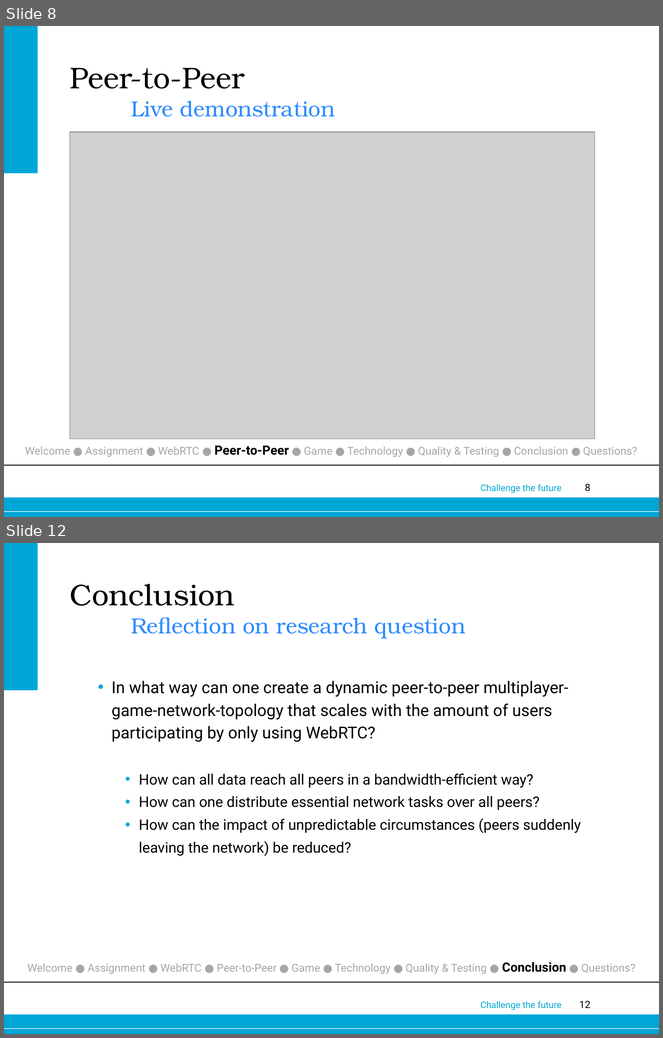
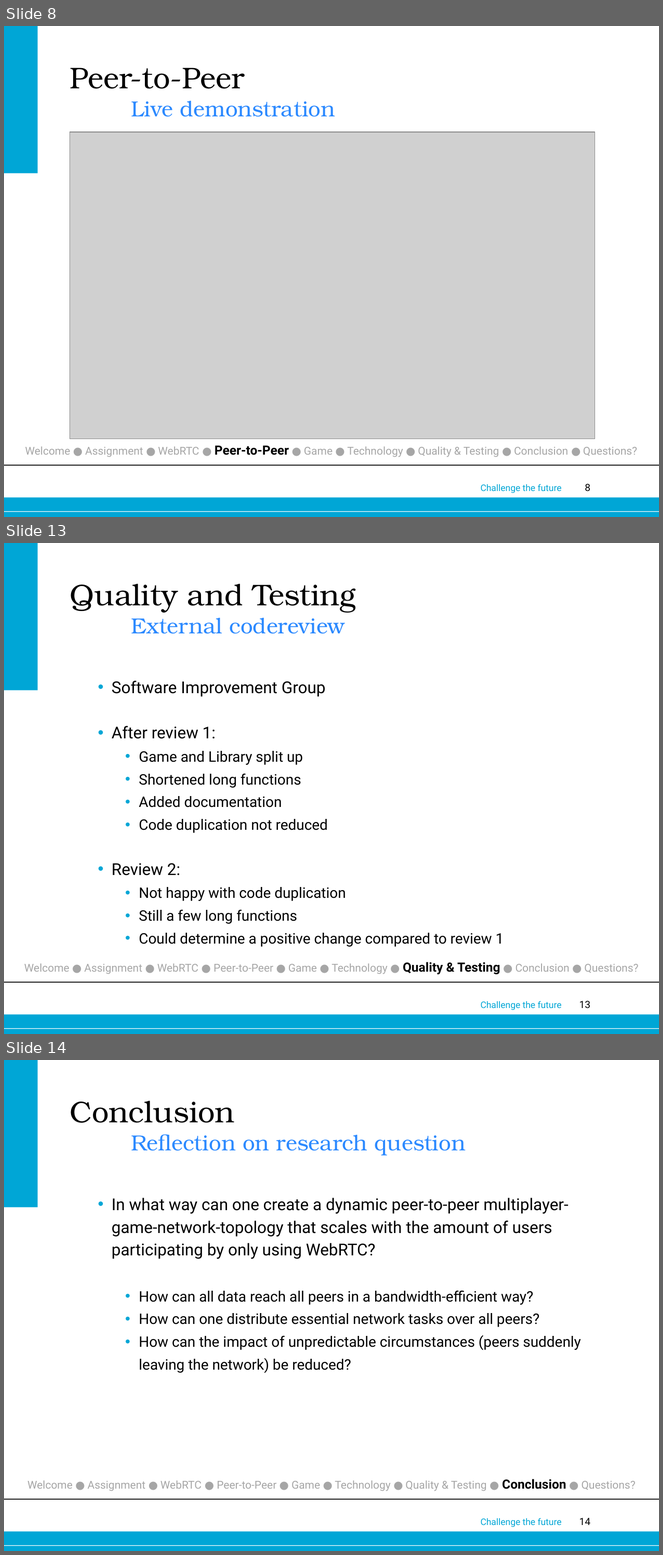
Before and after one commit to joostverdoorn/webrtc, a slide deck: documents/Eindpresentatie/webrtc.pptx. Shown one above the other, each under a label of ours: slides 8 and 12 before the commit, slides 8, 13 and 14 after it; the slides between them are not shown. The pictures are 663x1038 and 663x1555 pixels, drawn with LibreOffice and Linux fonts; fonts in the diff are those of the drawing; grey boxes stand for pictures; background and template pictures are left out. Boxes give left, top, right and bottom in pixels: in the first picture for what was removed or moved away, otherwise in the second. Text is boxed around its words. In the diff, an @@ line names an element or a change of style, - is before the commit and + after.

Commit message:
Endpresentation: game, technology and testing added

```diff
--- a/documents/Eindpresentatie/webrtc.pptx
+++ b/documents/Eindpresentatie/webrtc.pptx
@@ slide 13 added at <box>4,543,659,1034</box>, background #FFFFFF; not listed: 6 template elements that a slide beside it also shows @@
@@ title added at <box>70,584,356,634</box>, 24 pt, text #2B89FF @@
+Quality and Testing
+External codereview
@@ text added at <box>112,681,504,947</box>, 16 pt, text #000000 @@
+  • Software Improvement Group
+  • After review 1:
+    • Game and Library split up
+    • Shortened long functions
+    • Added documentation
+    • Code duplication not reduced
+  • Review 2:
+    • Not happy with code duplication
+    • Still a few long functions
+    • Could determine a positive change compared to review 1
@@ text added at <box>24,962,638,975</box>, 12 pt, text #A6A6A6 @@
+Welcome ● Assignment ● WebRTC ● Peer-to-Peer ● Game ● Technology ● Quality & Testing ● Conclusion ● Questions?
@@ what was slide 12 is now slide 14 @@
@@ page number at <box>580,1518,591,1525</box>: text changed @@
-12
+14
```
Also in this commit, not shown: 4 slides changed, 1 other slide added, 2 other files.
